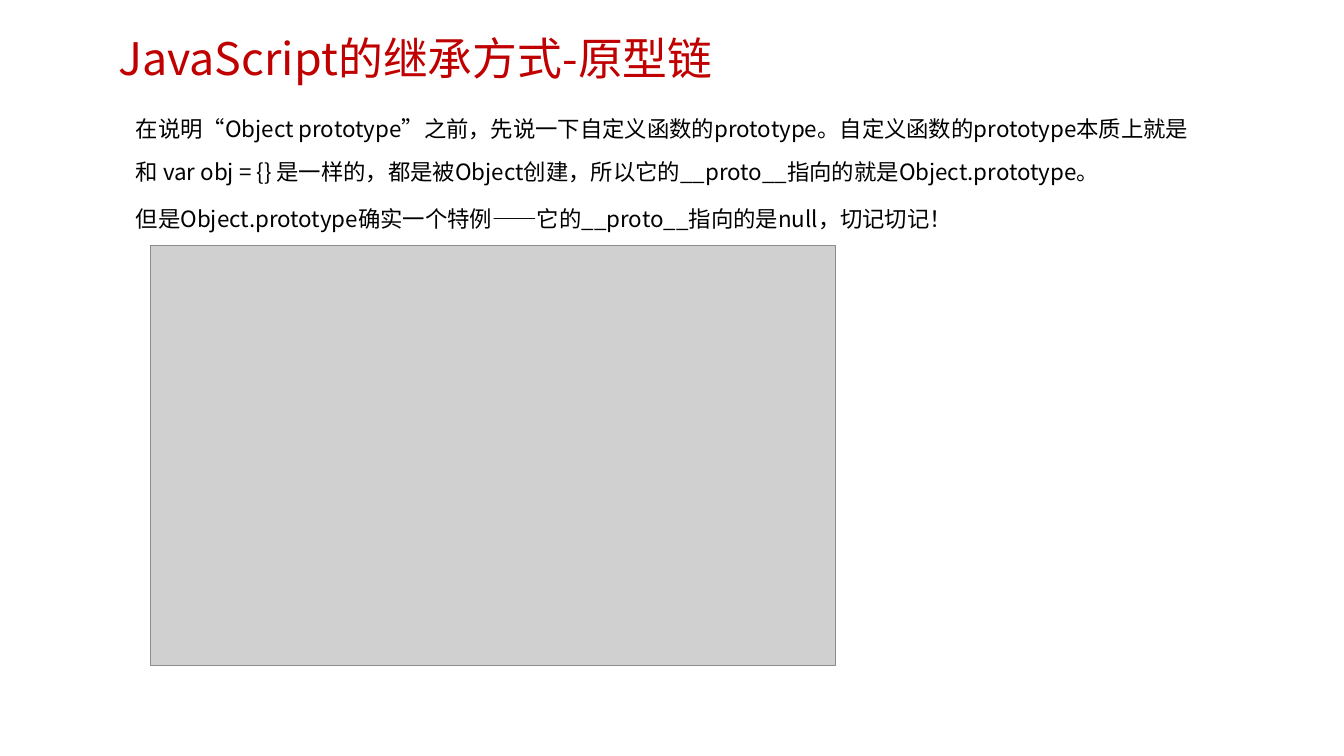
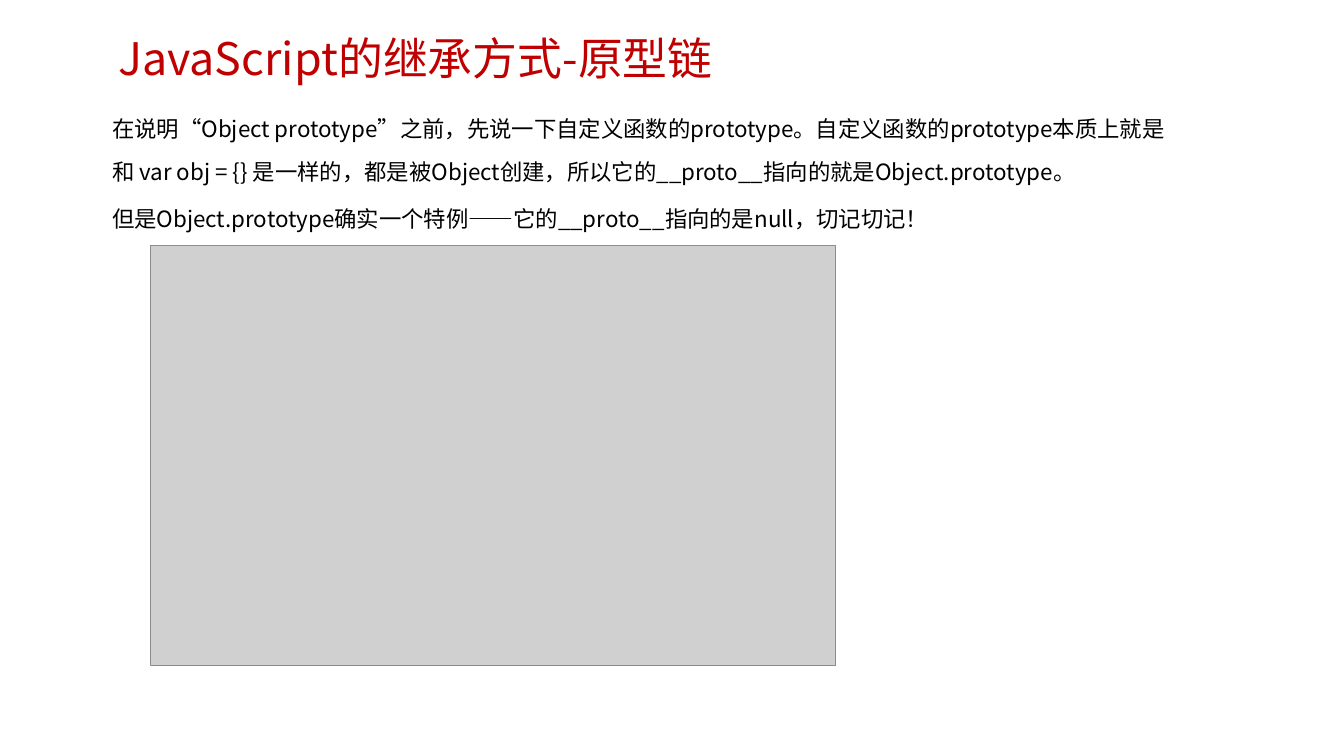
Before and after one commit to edu2act/course-javascript-advanced, a slide deck: slide 27 of 课程PPT/07.JavaScript面向对象编程 一.pptx (slide 22 before the commit). Drawn at 1344x756 pixels with LibreOffice and Linux fonts; fonts in the diff are those of the drawing; grey boxes stand for pictures; background and template pictures are left out. Boxes give left, top, right and bottom in pixels: in the first picture for what was removed or moved away, otherwise in the second. Text is boxed around its words. In the diff, an @@ line names an element or a change of style, - is before the commit and + after.

```diff
--- a/课程PPT/07.JavaScript面向对象编程 一.pptx
+++ b/课程PPT/07.JavaScript面向对象编程 一.pptx
@@ text "在说明“Object prototype”之前，先说一下自定义函数的prototype。自定义函数的prototype本 ...": place and size @@
-text "在说明“Object prototype”之前，先说一下自定义函数的prototype。自定义函数的prototype本 ..." at <box>136,118,1189,232</box>
+text "在说明“Object prototype”之前，先说一下自定义函数的prototype。自定义函数的prototype本 ..." at <box>112,118,1165,232</box>
```
Also in this commit, not shown: 9 other slides changed, 5 slides added, 1 slide removed, 11 other files.
